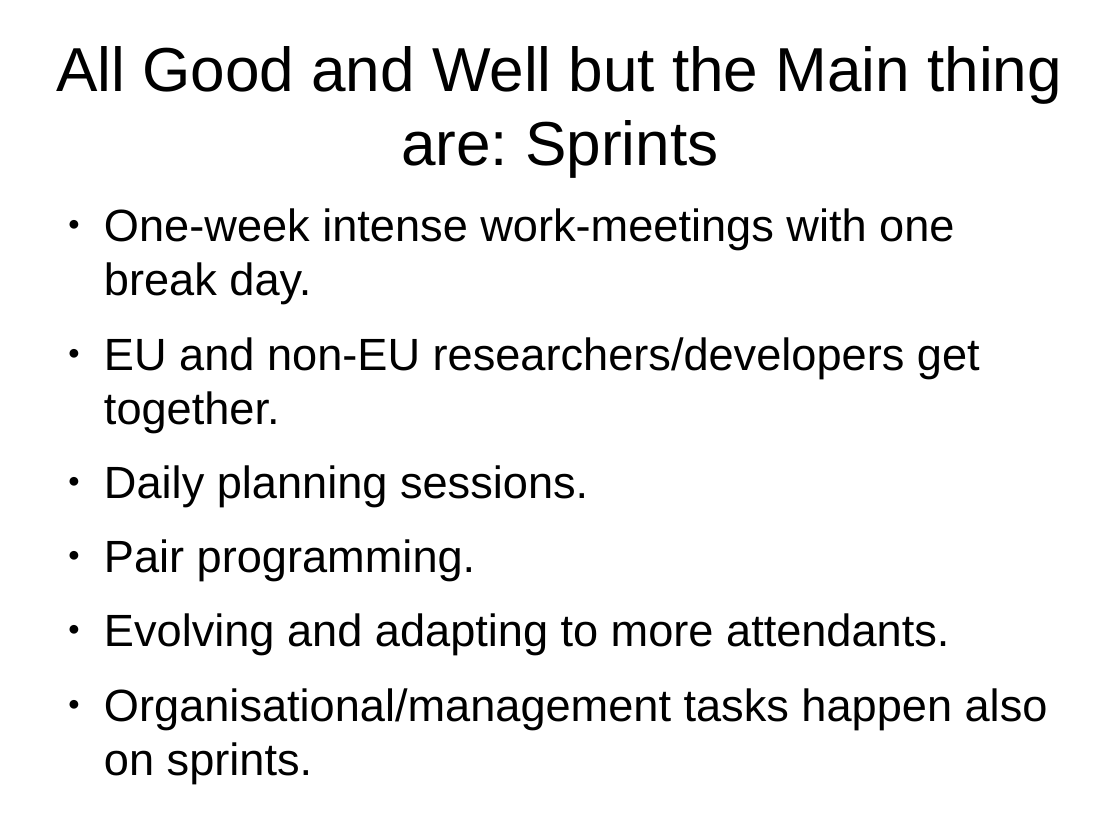
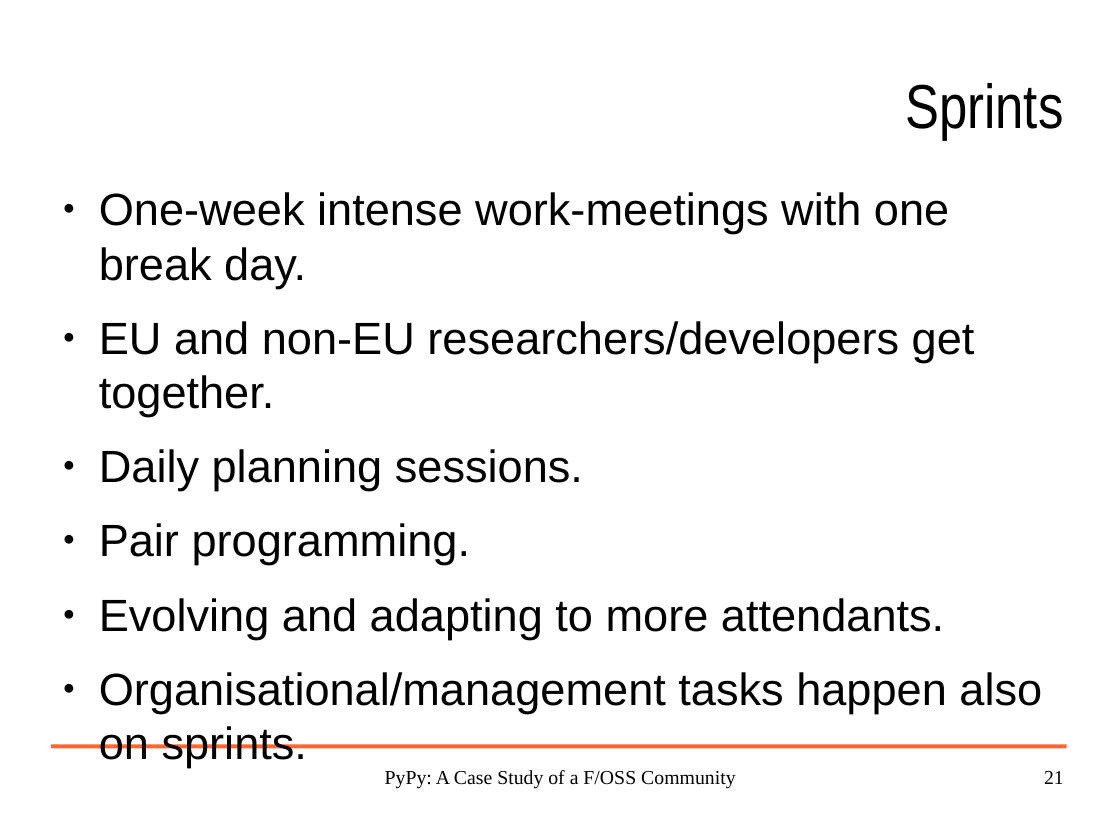
Before and after one commit to wdv4758h/pypy-extradoc, a slide deck: slide 21 of talk/pypy_euworkshop_2005-12-08/pypy-brussels-2005-12-08.odp (slide 17 before the commit). Drawn at 1120x840 pixels with LibreOffice and Linux fonts; fonts in the diff are those of the drawing; background and template pictures are left out. Boxes give left, top, right and bottom in pixels: in the first picture for what was removed or moved away, otherwise in the second. Text is boxed around its words. In the diff, an @@ line names an element or a change of style, - is before the commit and + after.

```diff
--- a/talk/pypy_euworkshop_2005-12-08/pypy-brussels-2005-12-08.odp
+++ b/talk/pypy_euworkshop_2005-12-08/pypy-brussels-2005-12-08.odp
@@ title removed at bbox=[56, 46, 1062, 177] @@
-All Good and Well but the Main thing are: Sprints
@@ title added at bbox=[905, 83, 1063, 139], 44 pt, text #000000 @@
+Sprints
@@ text "One-week intense work-meetings with one ...": place and size @@
-text "One-week intense work-meetings with one ..." at bbox=[104, 208, 1048, 729]
+text "One-week intense work-meetings with one ..." at bbox=[99, 192, 1042, 714]
@@ line added from (51, 747) to (1067, 747), #FF6633 2.89 pt @@
@@ text added at bbox=[385, 770, 736, 789], 14 pt, text #000000 @@
+PyPy: A Case Study of a F/OSS Community
@@ page number added at bbox=[1044, 771, 1064, 784], 14 pt, text #000000 @@
+21
```
Also in this commit, not shown: 23 other slides changed, 11 slides added, 4 slides removed, 1 other file.
